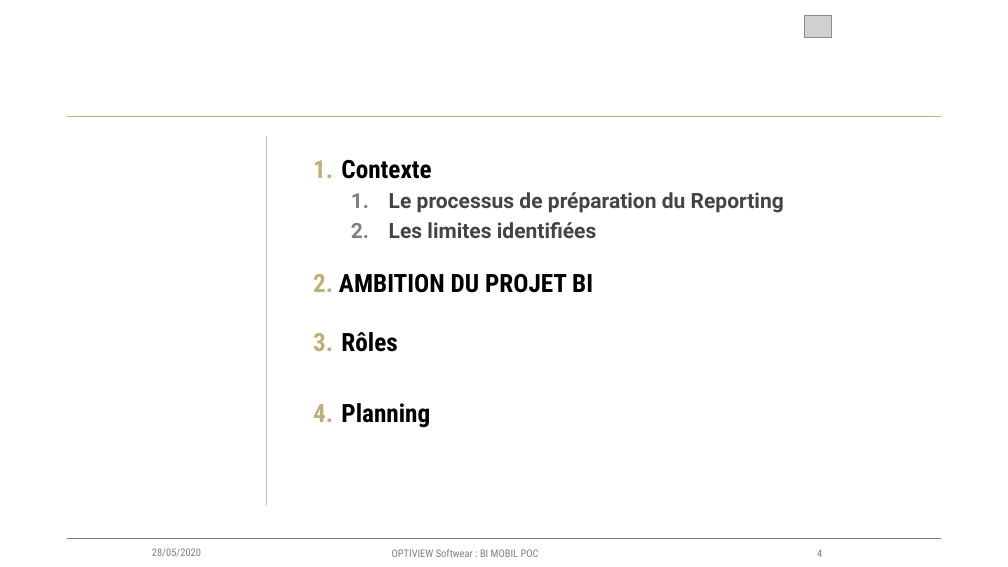
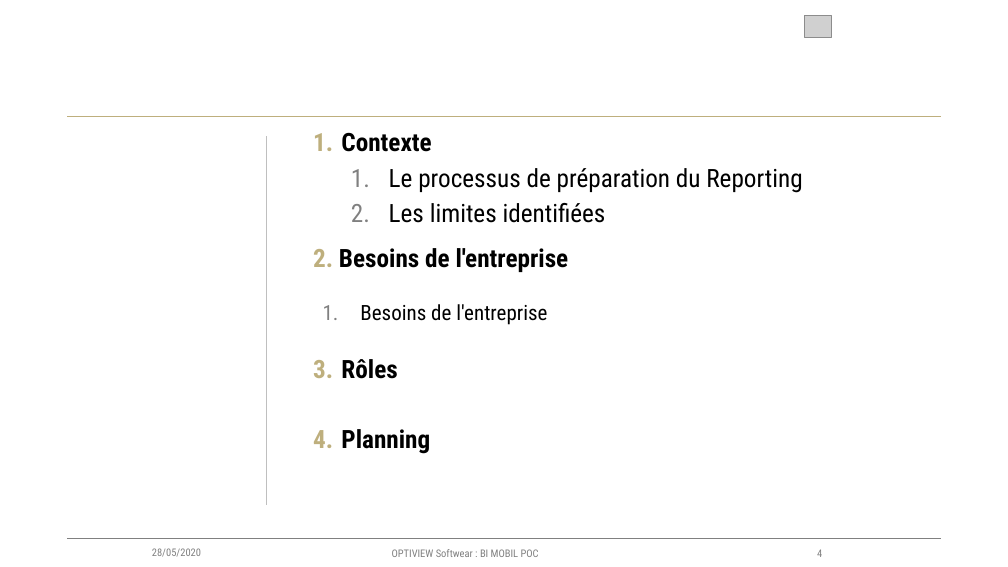
Before and after one commit to DIBASSI/ZEUS, a slide deck: slide 4 of Documentation/CHAPITRE 01 - Livret d'acceuille.pptx. Drawn at 1008x567 pixels with LibreOffice and Linux fonts; fonts in the diff are those of the drawing; grey boxes stand for pictures; background and template pictures are left out. Boxes give left, top, right and bottom in pixels: in the first picture for what was removed or moved away, otherwise in the second. Text is boxed around its words. In the diff, an @@ line names an element or a change of style, - is before the commit and + after.

```diff
--- a/Documentation/CHAPITRE 01 - Livret d'acceuille.pptx
+++ b/Documentation/CHAPITRE 01 - Livret d'acceuille.pptx
@@ text at box(389, 168, 802, 223): size 20 to 24 pt, font Roboto to Roboto Condensed, text colour #444444 to #000000, bold off in "Le processus de préparation du Reporting", "Les limites identifiées" @@
@@ text at box(339, 248, 569, 325): text changed @@
-2. AMBITION DU PROJET BI
+2. Besoins de l'entreprise
+  1. Besoins de l'entreprise
```
Also in this commit, not shown: 3 other slides changed, 3 slides added, 2 slides removed.
